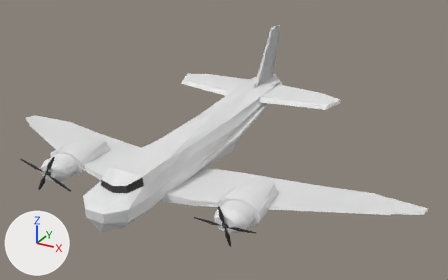
Two versions of the Blender file assets/us/aircraft/spooky_gunship2_wip.blend, one commit apart.
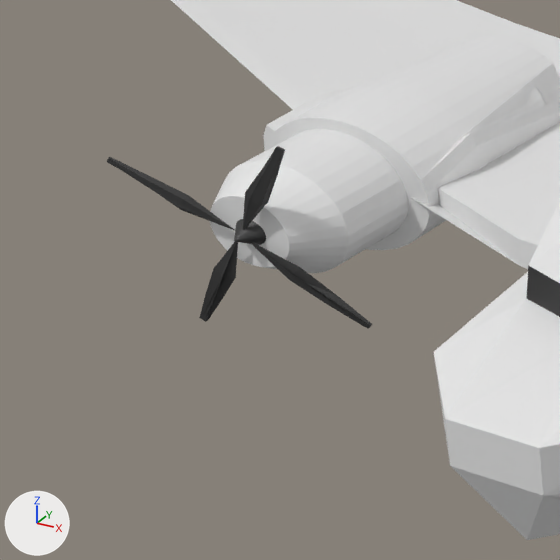
The first picture shows the older version from a camera (50 mm lens) standing at (128.6, -226.1, 108.6) and looking at (8.8, -8.2, -0.3). The close-ups show the older and then the newer version on the part from 0% to 24% of the width and 46% to 84% of the height of that picture. Only the edits that show in the close-ups are written down. Arrows for +X, +Y and +Z are at lower left; the lights stay in place.

In view in the first close-up: 'cockpit', 'cockpit.001', 'pROPELLER', 'tURBINE_1.002', 'wingspan'.
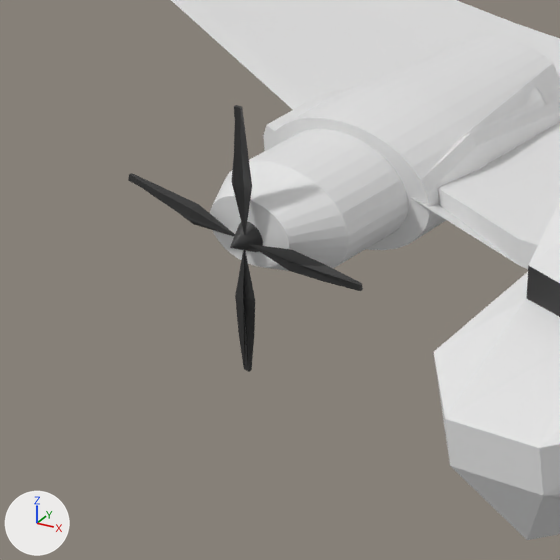
ob_prop_center_rotation is not drawn itself; it is the parent of ob_propeller.

Pixel boxes (x1, y1, x2, y2) of what changed, in the close-ups (560 x 560 px):
'pROPELLER', moved, rescaled, turned
    before: (107, 146, 372, 329)
    after: (128, 105, 363, 372)

The change, as a diff of the scene's bpy script:
```diff
--- a/assets/us/aircraft/spooky_gunship2_wip.blend.py
+++ b/assets/us/aircraft/spooky_gunship2_wip.blend.py
@@ ob_propeller @@
 ob_propeller.parent = ob_prop_center_rotation
-ob_propeller.location = (0.24, 0.293, 0.132)
+ob_propeller.location = (0.00207, 0.293, 0.0028)
 ob_propeller.rotation_euler = (3.245, 0.0256, 1.329)  # degrees (186, 1.5, 76)
-ob_propeller.scale = (0.711, 0.313, 6.37)
+ob_propeller.scale = (0.888, 0.39, 7.95)
@@ ob_prop_center_rotation @@
 ob_prop_center_rotation = bpy.data.objects.new('Prop_Center_rotation', None)
-ob_prop_center_rotation.parent = ob_master_engine_modular
-ob_prop_center_rotation.matrix_parent_inverse = Matrix(((1.0, 0.0, 0.0, -154.4), (0.0, 1.0, 0.0, 4.661), (0.0, 0.0, 1.0, -13.3), (0.0, 0.0, 0.0, 1.0)))
-ob_prop_center_rotation.location = (154.4, -17.34, 13.0)
-ob_prop_center_rotation.rotation_euler = (0.0, -2.861, 0.0)  # degrees (0, -164, 0)
+ob_prop_center_rotation.parent = ob_aircraftcenter
+ob_prop_center_rotation.matrix_parent_inverse = Matrix(((1.0, 0.0, 0.0, 0.0), (0.0, 1.0, 0.0, 50.07), (0.0, 0.0, 1.0, 0.0), (0.0, 0.0, 0.0, 1.0)))
+ob_prop_center_rotation.location = (-42.12, -63.59, -4.769)
 ob_prop_center_rotation.scale = (1.03, 1.03, 1.03)
```
